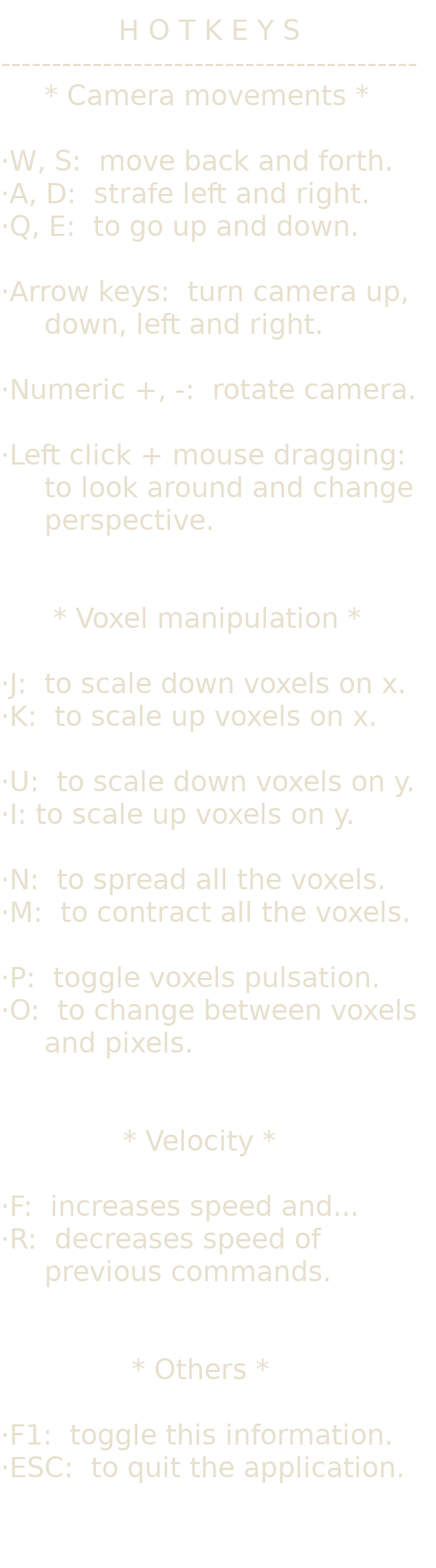
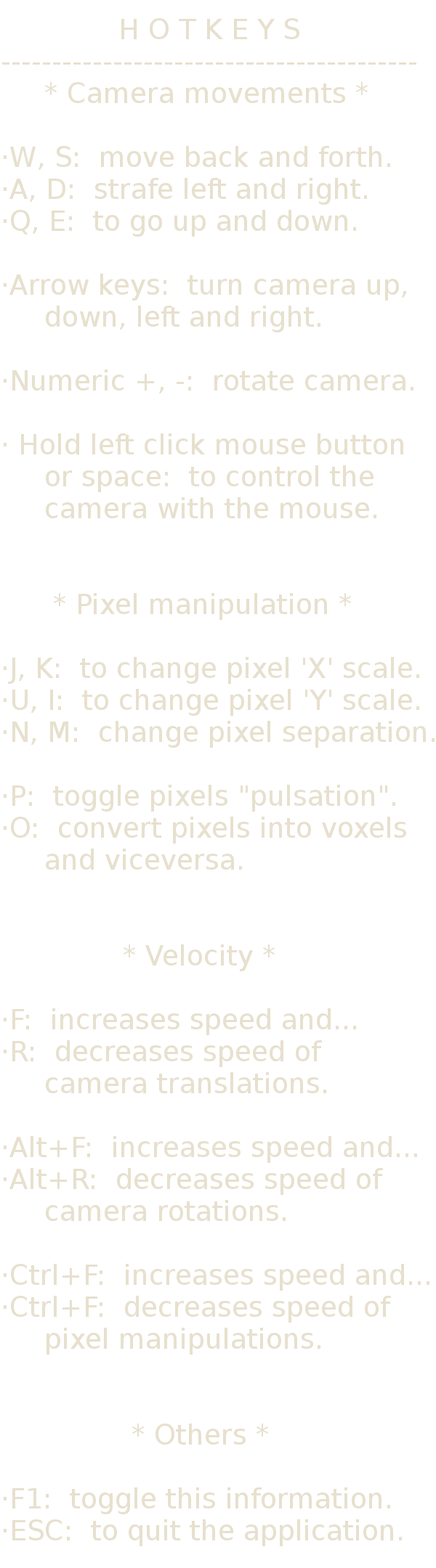
Revision of a layered 436x1568 image; what changed, layer by layer:
painted on "H O T K E Y S ..." over box(1, 18, 435, 1547)
